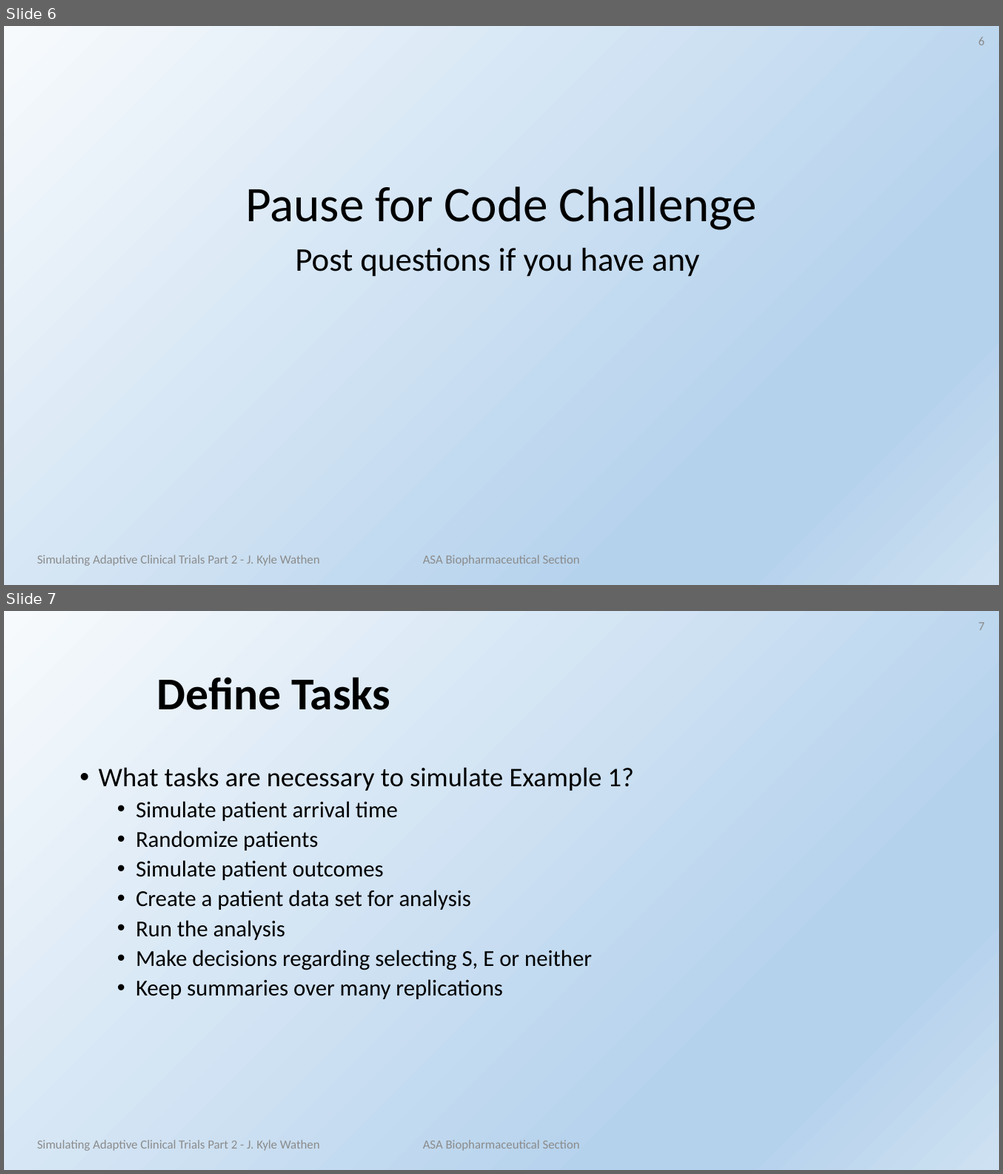
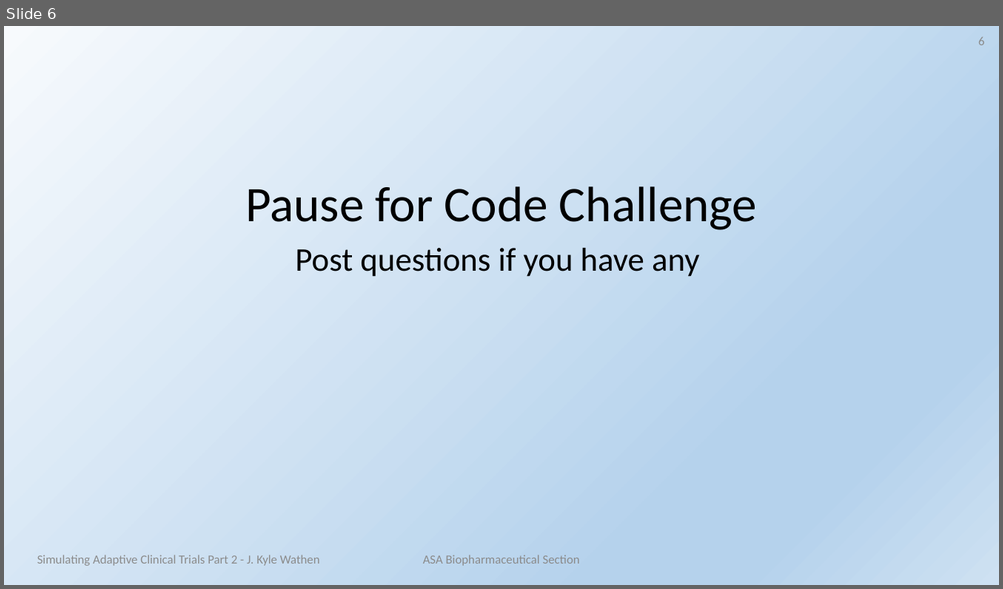
Before and after one commit to kwathen/ClinicalTrialSimulation, a slide deck: Presentations/Part 2.pptx. Shown one above the other, each under a label of ours: slides 6 and 7 before the commit, slide 6 after it. The pictures are 1003x1174 and 1003x589 pixels, drawn with LibreOffice and Linux fonts; fonts in the diff are those of the drawing; background and template pictures are left out. Boxes give left, top, right and bottom in pixels: in the first picture for what was removed or moved away, otherwise in the second. Text is boxed around its words. In the diff, an @@ line names an element or a change of style, - is before the commit and + after.

Commit message:
Updating example 1 template

```diff
--- a/Presentations/Part 2.pptx
+++ b/Presentations/Part 2.pptx
@@ slide 7 removed at bbox=[4, 611, 999, 1170], background gradient #F7FAFD to #B5D2EC to #CEE1F2 @@
@@ page number removed at bbox=[978, 622, 984, 630] @@
-7
@@ title removed at bbox=[157, 677, 390, 710] @@
-Define Tasks
@@ text removed at bbox=[99, 767, 634, 999] @@
-• What tasks are necessary to simulate Example 1?
-  • Simulate patient arrival time
-  • Randomize patients
-  • Simulate patient outcomes
-  • Create a patient data set for analysis
-  • Run the analysis
-  • Make decisions regarding selecting S, E or neither
-  • Keep summaries over many replications
@@ text removed at bbox=[37, 1140, 320, 1151] @@
-Simulating Adaptive Clinical Trials Part 2 - J. Kyle Wathen
@@ text removed at bbox=[423, 1140, 580, 1151] @@
-ASA Biopharmaceutical Section
```
Also in this commit, not shown: 2 slides changed, 3 other slides removed, 12 other files.
